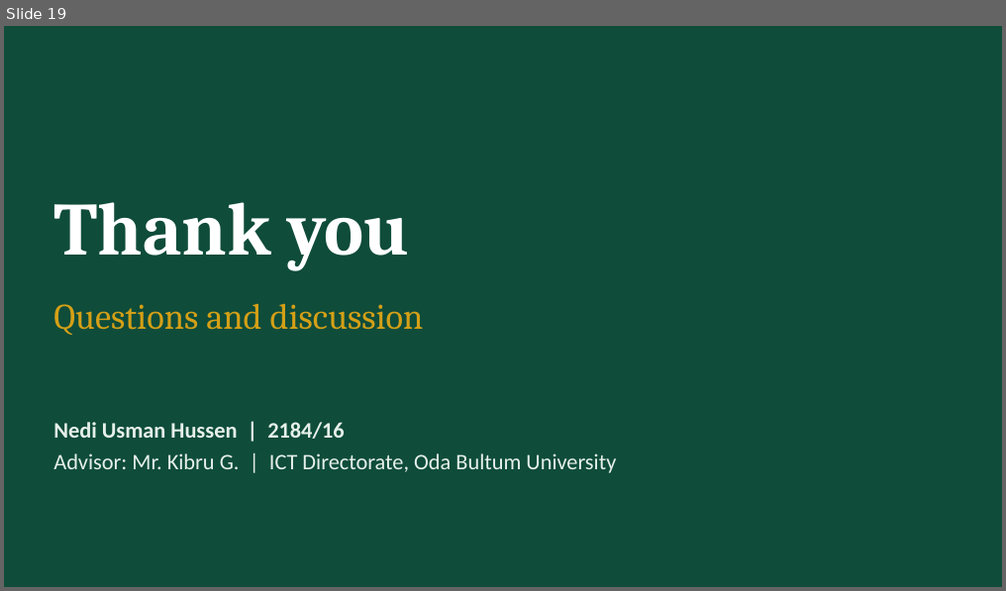
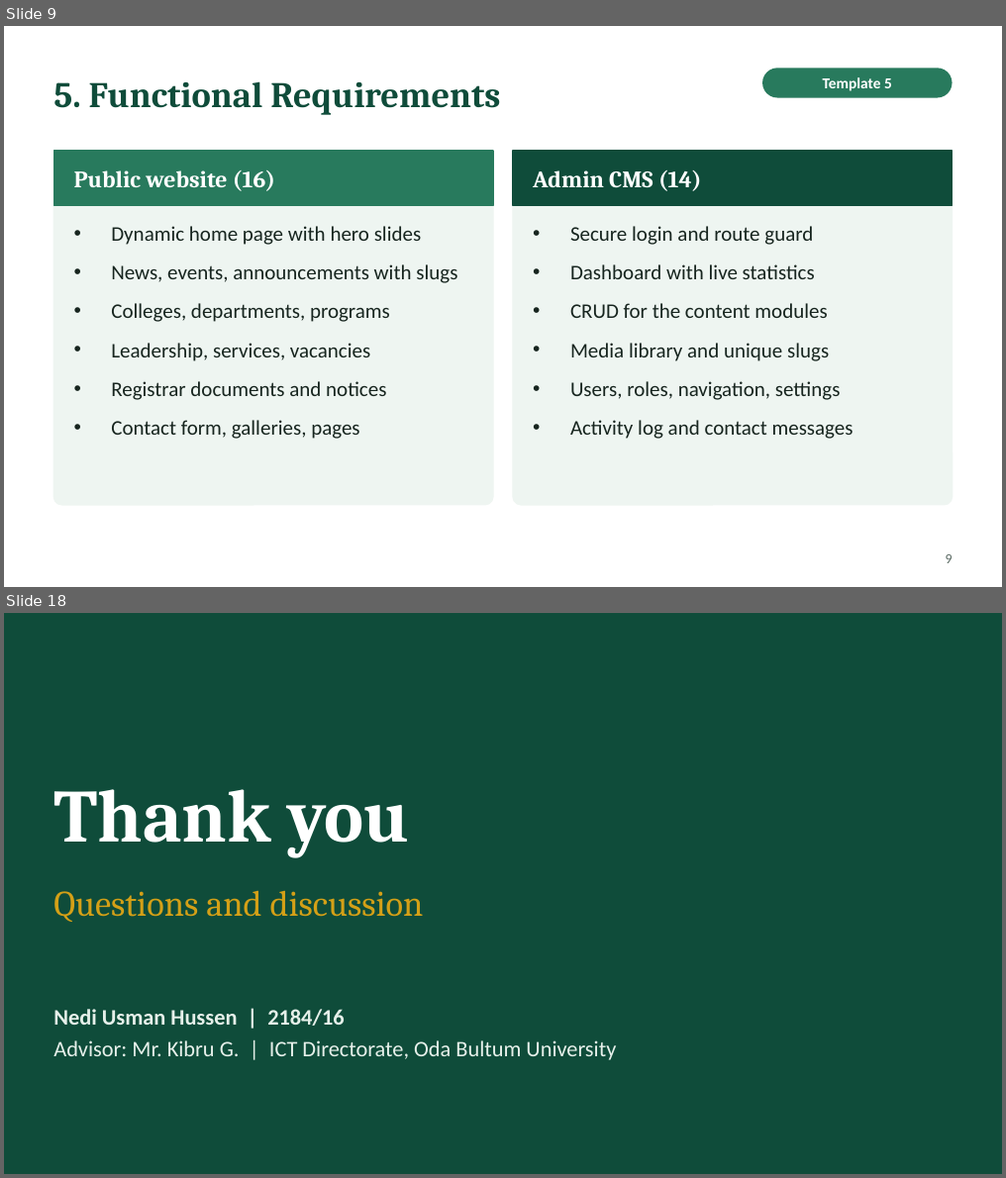
Before and after one commit to Nediusman/OBU-Intern, a slide deck: document/OBU-CMS_Presentation.pptx. Shown one above the other, each under a label of ours: slide 19 before the commit, slides 9 and 18 after it; the slides between them are not shown. The pictures are 1006x591 and 1006x1178 pixels, drawn with LibreOffice and Linux fonts; fonts in the diff are those of the drawing. Boxes give left, top, right and bottom in pixels: in the first picture for what was removed or moved away, otherwise in the second. Text is boxed around its words. In the diff, an @@ line names an element or a change of style, - is before the commit and + after.

```diff
--- a/document/OBU-CMS_Presentation.pptx
+++ b/document/OBU-CMS_Presentation.pptx
@@ slide 9 added at [4, 26, 1002, 587], background #FFFFFF @@
@@ title added at [54, 81, 500, 115], 26 pt, text #0F4C3A, bold @@
+5. Functional Requirements
@@ rounded rectangle added at [762, 68, 952, 98], fill #287A5D, 11 pt, text #FFFFFF, bold @@
+Template 5
@@ rounded rectangle added at [54, 151, 493, 505], fill #EEF5F1, outline #EEF5F1 1 pt @@
@@ rectangle added at [54, 151, 493, 205], fill #287A5D, outline #287A5D 1 pt @@
@@ text added at [74, 171, 275, 191], 17 pt, text #FFFFFF, bold @@
+Public website (16)
@@ rounded rectangle added at [513, 151, 952, 505], fill #EEF5F1, outline #EEF5F1 1 pt @@
@@ rectangle added at [513, 151, 952, 205], fill #0F4C3A, outline #0F4C3A 1 pt @@
@@ text added at [533, 171, 702, 191], 17 pt, text #FFFFFF, bold @@
+Admin CMS (14)
@@ text added at [111, 226, 457, 439], 15 pt, text #17251F @@
+• Dynamic home page with hero slides
+• News, events, announcements with slugs
+• Colleges, departments, programs
+• Leadership, services, vacancies
+• Registrar documents and notices
+• Contact form, galleries, pages
@@ text added at [570, 226, 853, 439], 15 pt, text #17251F @@
+• Secure login and route guard
+• Dashboard with live statistics
+• CRUD for the content modules
+• Media library and unique slugs
+• Users, roles, navigation, settings
+• Activity log and contact messages
@@ page number added at [945, 555, 952, 564], 10 pt, text #5B6B64 @@
+9
@@ what was slide 19 is now slide 18 @@
```
Also in this commit, not shown: 5 slides changed, 11 other slides added, 13 slides removed, 25 other files.
